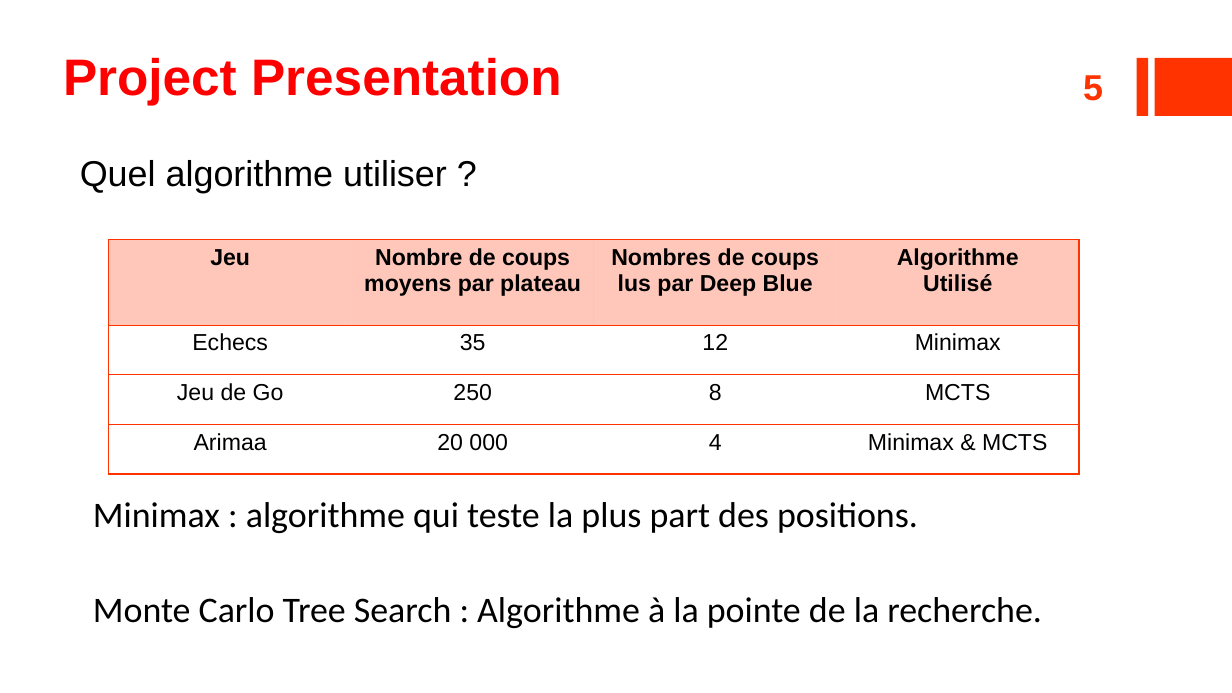
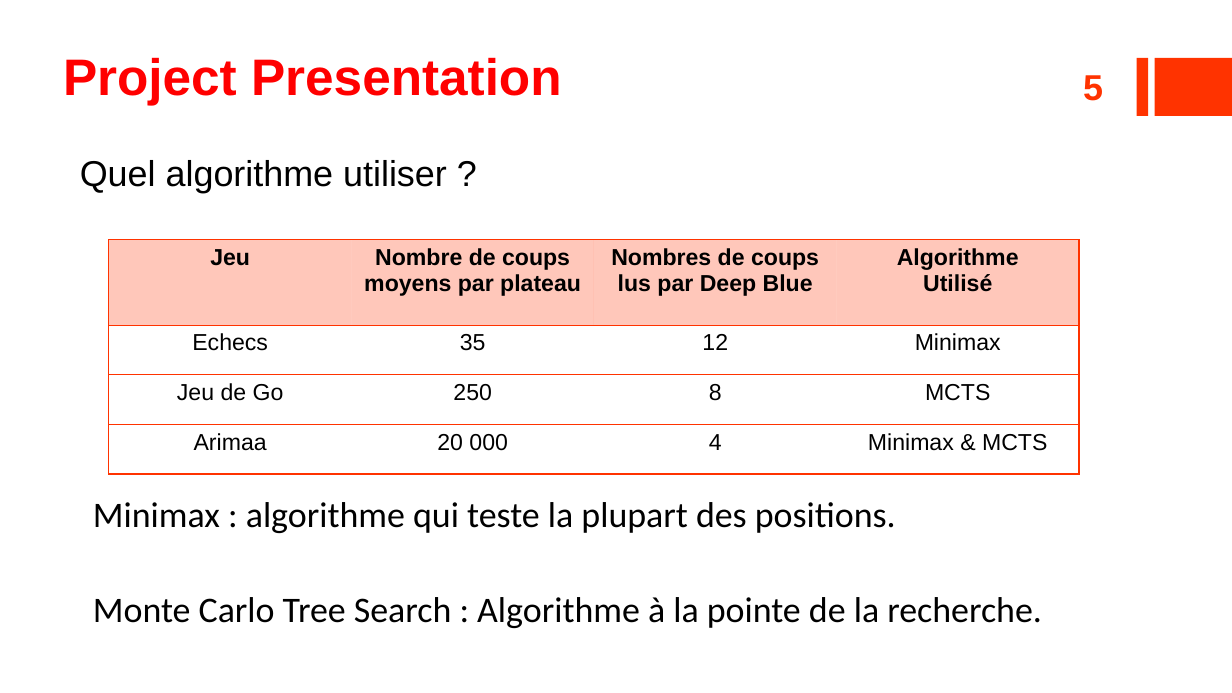
Before and after one commit to ildyria/Arimaa, a slide deck: slide 5 of Docs/Reports/OpenGates Presentation.pptx. Drawn at 1232x693 pixels with LibreOffice and Linux fonts; fonts in the diff are those of the drawing. Boxes give left, top, right and bottom in pixels: in the first picture for what was removed or moved away, otherwise in the second. Text is boxed around its words. In the diff, an @@ line names an element or a change of style, - is before the commit and + after.

```diff
--- a/Docs/Reports/OpenGates Presentation.pptx
+++ b/Docs/Reports/OpenGates Presentation.pptx
@@ text at bbox=[93, 502, 896, 533]: text changed @@
-Minimax : algorithme qui teste la plus part des positions.
+Minimax : algorithme qui teste la plupart des positions.
```
Also in this commit, not shown: 8 other slides changed, 2 slides added, 14 slides removed, 4 other files.
